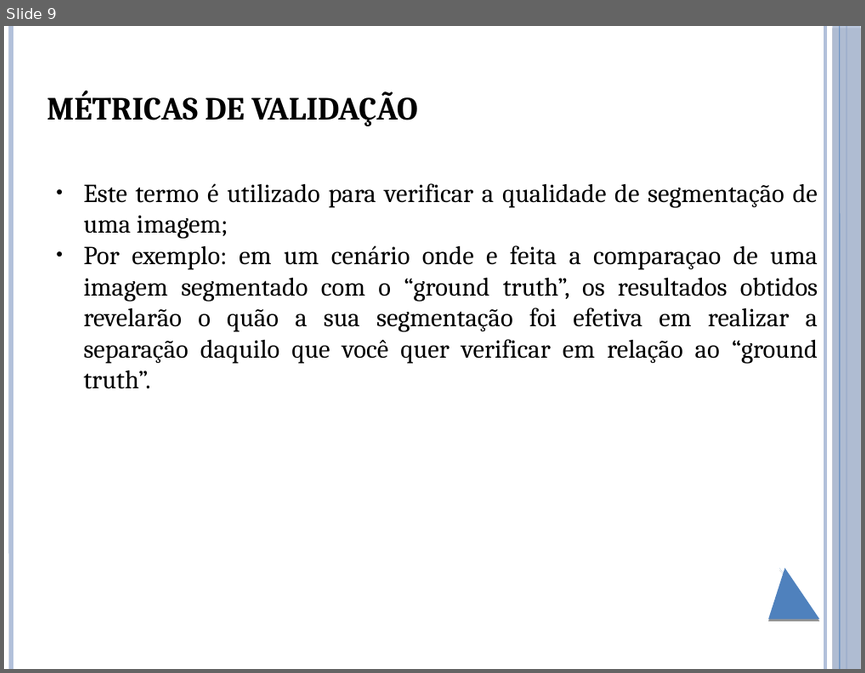
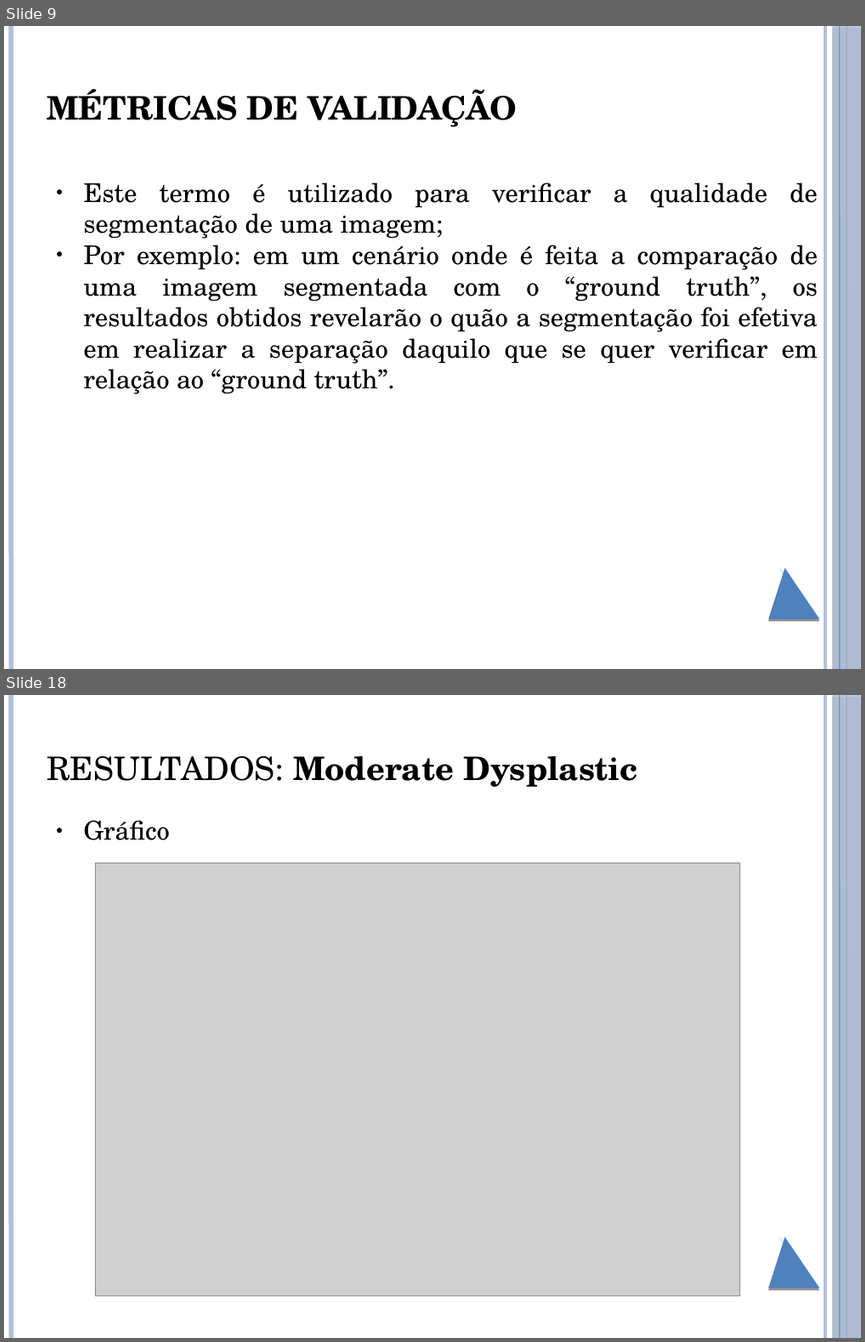
Before and after one commit to brunoliveira8/pdi, a slide deck: trabalho 6/apresentacao.pptx. Shown one above the other, each under a label of ours: slide 9 before the commit, slides 9 and 18 after it; the slides between them are not shown. The pictures are 865x673 and 865x1342 pixels, drawn with LibreOffice and Linux fonts; fonts in the diff are those of the drawing; grey boxes stand for pictures. Boxes give left, top, right and bottom in pixels: in the first picture for what was removed or moved away, otherwise in the second. Text is boxed around its words. In the diff, an @@ line names an element or a change of style, - is before the commit and + after.

Commit message:
Falta só comentar os resultados e CONCLUSÃO.

```diff
--- a/trabalho 6/apresentacao.pptx
+++ b/trabalho 6/apresentacao.pptx
@@ slide 18 added at box(4, 695, 861, 1338), background #FFFFFF; not listed: 6 template elements that a slide beside it also shows @@
@@ title added at box(46, 756, 638, 787), 30 pt, text #000000, bold @@
+RESULTADOS: Moderate Dysplastic
@@ text added at box(84, 820, 170, 840), 24 pt, text #000000 @@
+● Gráfico
@@ picture added at box(96, 863, 739, 1295) @@
@@ slide 9 changed as well @@
@@ text "MÉTRICAS DE VALIDAÇÃO" at box(46, 89, 517, 127): font Cambria to TeX Gyre Schola @@
@@ text at box(84, 182, 817, 238): font Cambria to TeX Gyre Schola in "Este termo é utilizado para verificar a ..." @@
@@ text at box(84, 244, 817, 394): text changed; font Cambria to TeX Gyre Schola @@
-● Por exemplo: em um cenário onde e feita a comparaçao de uma imagem segmentado com o “ground truth”, os resultados obtidos revelarão o quão a sua segmentação foi efetiva em realizar a separação daquilo que você quer verificar em relação ao “ground truth”.
+● Por exemplo: em um cenário onde é feita a comparação de uma imagem segmentada com o “ground truth”, os resultados obtidos revelarão o quão a segmentação foi efetiva em realizar a separação daquilo que se quer verificar em relação ao “ground truth”.
```
Also in this commit, not shown: 10 other slides changed, 10 other slides added, 2 slides removed.
